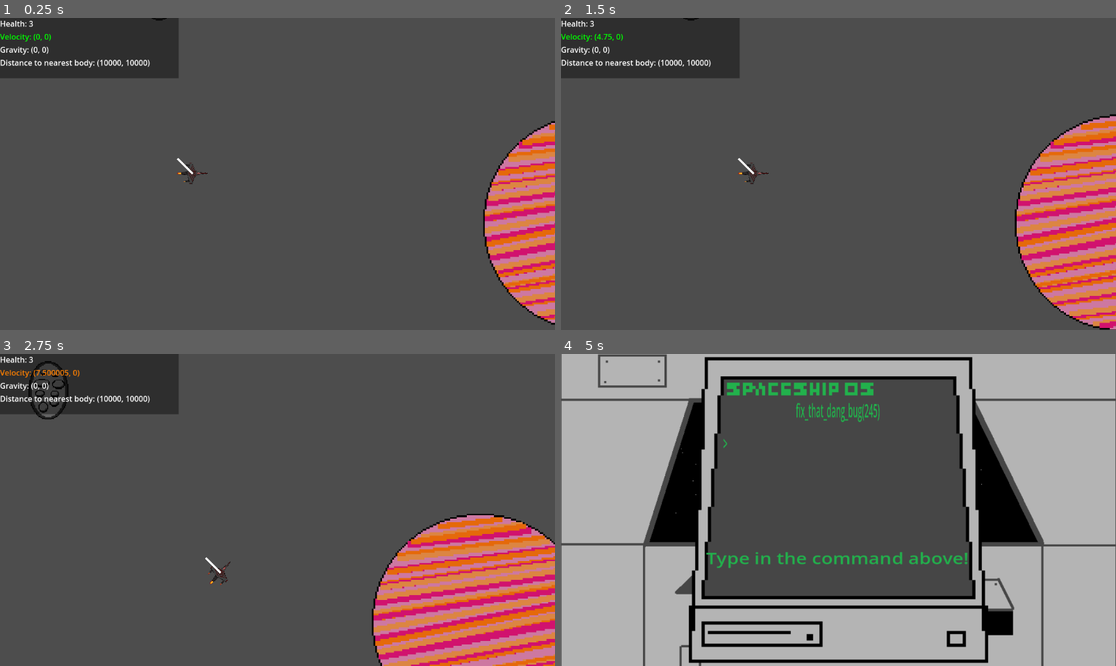
Above: before the commit, frames 1-4 (two rows, left to right).
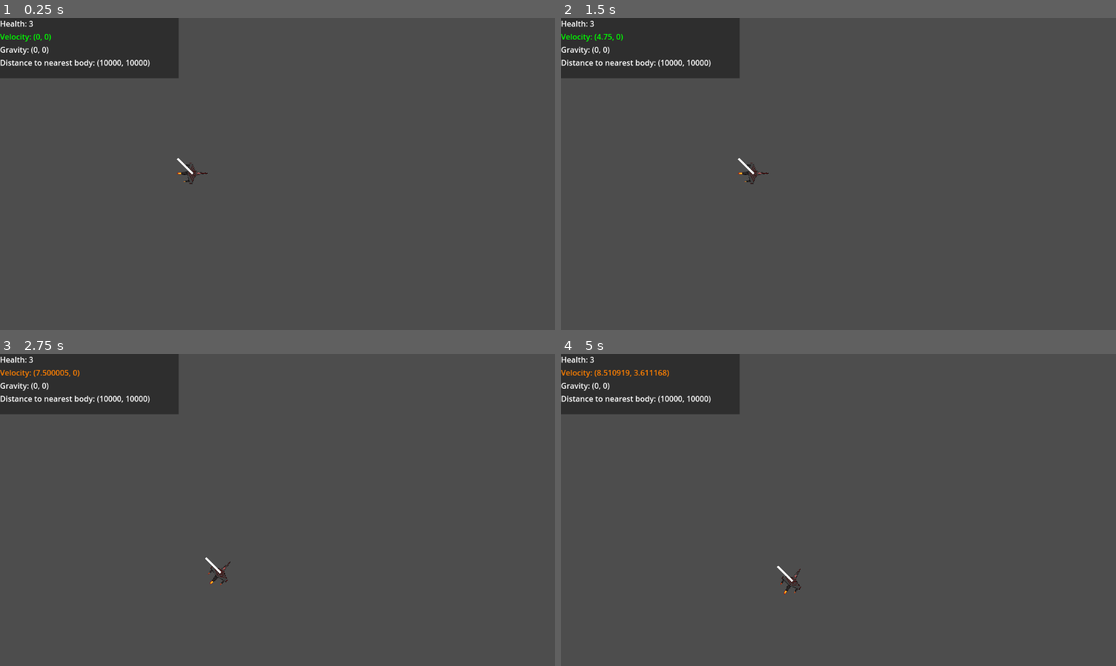
Above: after the commit, the same moments.

Repository: Lambda-Nabla/orbit-newton
Game: Godot game, scene res://scenes/main.tscn
Same seed, same stepped clock (60 frames per second), same inputs: the game is played once before the commit and once after it. This scene is started directly instead of the project's main scene.
Inputs (mouse positions are in pixels of both pictures, inside the frame that each line leads up to):
- Up to frame 1 (0.25 s): no input
- Up to frame 2 (1.5 s): tap Enter at 0.5 s; move the mouse to (810, 236) at 0.52 s; hold W (up) from 0.53 s (still down); click (810, 236) at 0.67 s; move the mouse to (1005, 220) at 1.27 s
- Up to frame 3 (2.75 s): move the mouse to (111, 463) at 2.02 s; release W (up) at 2.03 s; hold A (left) from 2.03 s (still down)
- Up to frame 4 (5 s): move the mouse to (866, 510) at 2.77 s; click (866, 510) at 2.92 s; move the mouse to (755, 432) at 3.52 s; release A (left) at 3.53 s; hold S (down) 3.53-4.28 s; move the mouse to (960, 494) at 4.27 s; hold D (right) from 4.28 s (still down)

The runs differ from the first frame. In frame 1, 6.2% of the frame differs, in the area x 27-100%, y 0-99%; in frame 2, 9.8%; in frame 3, 15%; in frame 4, 68%, in the area x 0-100%, y 0-100%.

Commit message:
Add random spawn locations

Diff:
--- a/scripts/player.gd
+++ b/scripts/player.gd
@@ -16,6 +16,8 @@
 var objects
 var planets = []
 
+var startingPositions = [Vector2(1000, 1000), Vector2(-5000, -6000), Vector2(5000, 6000), Vector2(-2000, -2000)]
+
 func get_nearest_body():
 	var shortestDistance = Vector2(10000.0,10000.0)
 	for body in planets:
@@ -31,6 +33,8 @@
 	for object in objects:
 		if object is RigidBody2D and object != self:
 			planets.append(object)
+
+	self.position = startingPositions.pick_random()
 
 	minigameServer = get_node("/root/MinigameServer")
 
